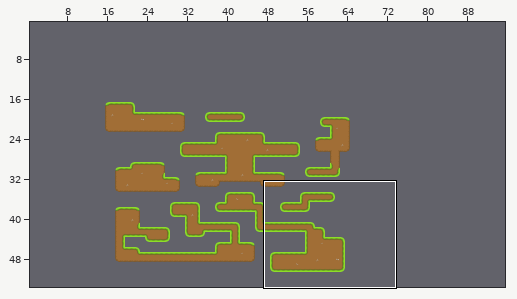
Level history. Tiled map: map/map1.tmx. Above, an overview of the earlier version with the close-up marked.
Close-up. As it was:
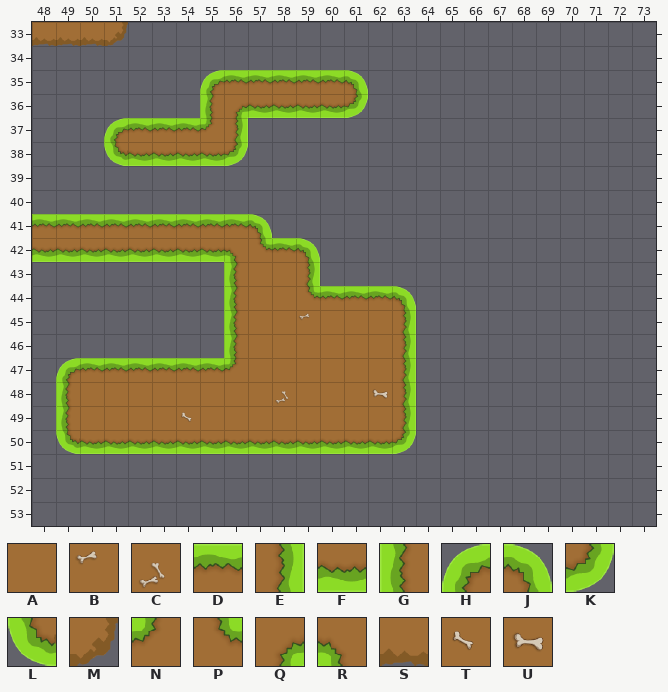
Cells are 64x64 px. Shown: x 48..73, y 33..53. The commit also changed other parts of the map, which this record leaves out. The old version is drawn lined up with the new one.
Key: from "grass": A 1, B 2, C 3, D 7, E 8, F 9, G 10, H 14, J 15, K 16, L 17, M 19, N 21, P 22, Q 23, R 24, S 25, T 30, U 31.
_ is an empty cell.
Layer "Tilelaag 1" before, first column x 48:
33 SSSM______________________
34 __________________________
35 _______HDDDDDJ____________
36 _______GQFFFFK____________
37 ___HDDDNE_________________
38 ___LFFFFK_________________
39 __________________________
40 __________________________
41 DDDDDDDDDJ________________
42 FFFFFFFFRPDJ______________
43 ________GAAE______________
44 ________GAAPDDDJ__________
45 ________GAABAAAE__________
46 ________GAAAAAAE__________
47 _HDDDDDDNAAAAAAE__________
48 _GAAAAAAAACAAAUE__________
49 _GAAAATAAAAAAAAE__________
50 _LFFFFFFFFFFFFFK__________
51 __________________________
52 __________________________
53 __________________________
After the commit:
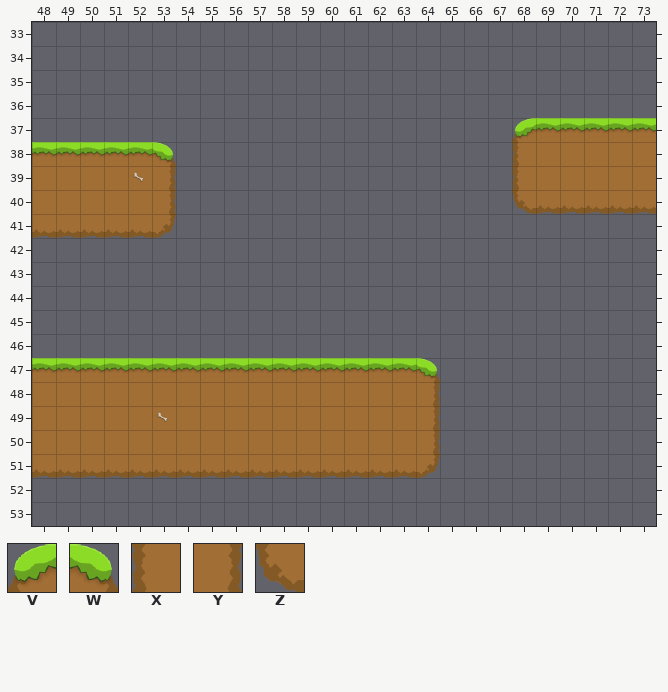
Further tiles: from "grass": V 4, W 5, X 11, Y 12, Z 18.
Changes in this commit:
map size 50x50 -> 96x64 cells (old content now starts at 15,16; both pictures use the new coordinates)
Layer "Tilelaag 1":
y 33: x 48..51 SSSM -> ____
y 35: x 55..61 HDDDDDJ -> _______
y 36: x 55..61 GQFFFFK -> _______
y 37: x 51..56 HDDDNE -> ______; x 68..73 ______ -> VDDDDD
y 38: x 48..56 ___LFFFFK -> DDDDDW___; x 68..73 ______ -> XAAAAA
y 39: x 48..53 ______ -> AAAATY; x 68..73 ______ -> XAAAAA
y 40: x 48..53 ______ -> AAAAAY; x 68..73 ______ -> ZSSSSS
y 41: x 48..57 DDDDDDDDDJ -> SSSSSM____
y 42: x 48..59 FFFFFFFFRPDJ -> ____________
y 43: x 56..59 GAAE -> ____
y 44: x 56..63 GAAPDDDJ -> ________
y 45: x 56..63 GAABAAAE -> ________
y 46: x 56..63 GAAAAAAE -> ________
y 47: x 48..49 _H -> DD; x 56..64 NAAAAAAE_ -> DDDDDDDDW
y 48: x 48..49 _G -> AA; x 58 C -> A; x 62..64 UE_ -> AAY
y 49: x 48..49 _G -> AA; x 53..54 AT -> TA; x 63..64 E_ -> AY
y 50: x 48..64 _LFFFFFFFFFFFFFK_ -> AAAAAAAAAAAAAAAAY
y 51: x 48..64 _________________ -> SSSSSSSSSSSSSSSSM
Pixel boxes of the changes (left, top, right, bottom) in both close-ups:
removed: (32, 22, 128, 46)
changed: (32, 70, 440, 478)
added: (512, 118, 656, 214)
